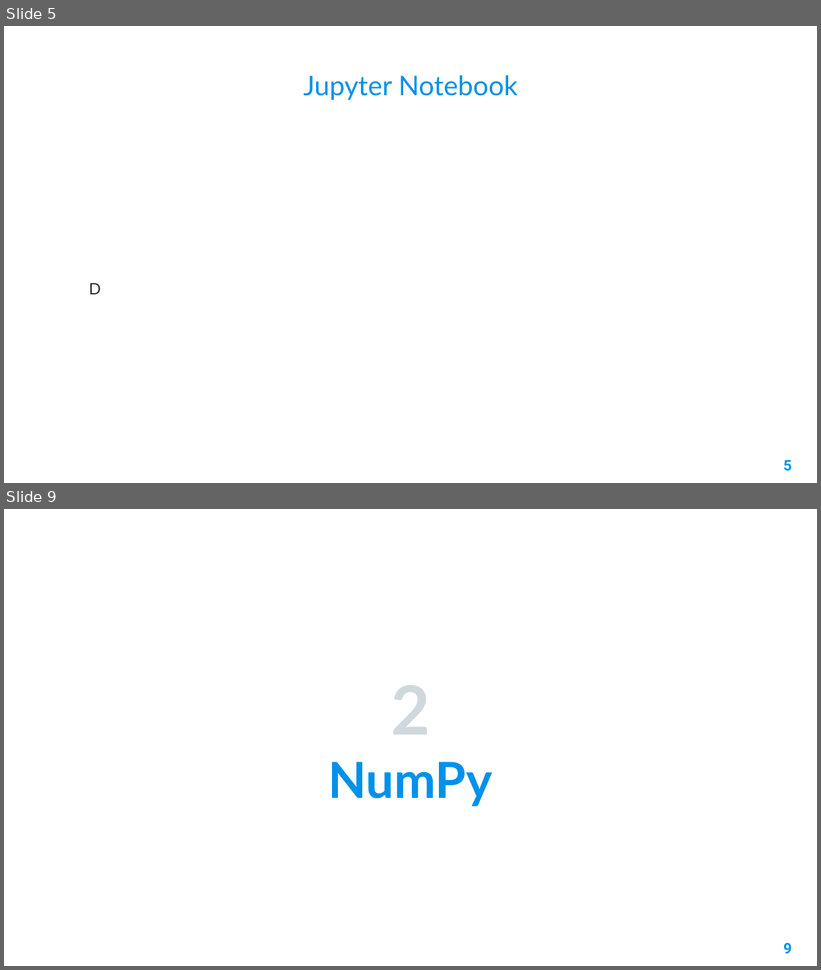
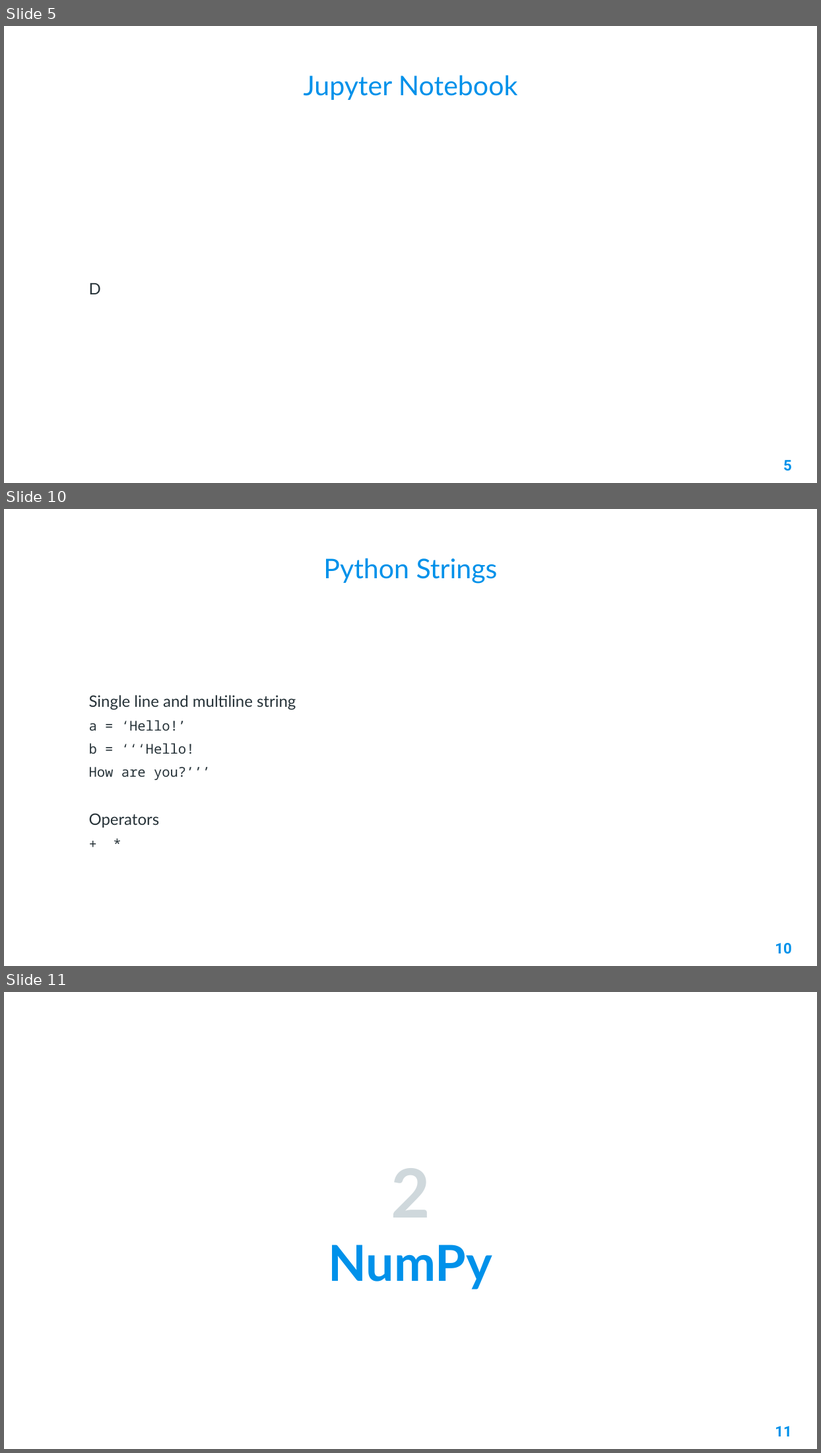
Before and after one commit to AleeRezaa/learn-python, a slide deck: Python.pptx. Shown one above the other, each under a label of ours: slides 5 and 9 before the commit, slides 5, 10 and 11 after it; the slides between them are not shown. The pictures are 821x970 and 821x1453 pixels, drawn with LibreOffice and Linux fonts; fonts in the diff are those of the drawing; background and template pictures are left out. Boxes give left, top, right and bottom in pixels: in the first picture for what was removed or moved away, otherwise in the second. Text is boxed around its words. In the diff, an @@ line names an element or a change of style, - is before the commit and + after.

Commit message:
add strings

```diff
--- a/Python.pptx
+++ b/Python.pptx
@@ slide 10 added at box(4, 509, 817, 966), background picture (left out) @@
@@ title added at box(323, 558, 498, 584), 24 pt, text #0091EA @@
+Python Strings
@@ text added at box(89, 695, 296, 828), 14 pt, text #263238 @@
+Single line and multiline string
+a = ‘Hello!’
+b = ‘‘‘Hello!
+How are you?’’’
+Operators
++ *
@@ page number added at box(775, 943, 791, 955), 13 pt, text #0091EA, bold @@
+10
@@ what was slide 9 is now slide 11 @@
@@ page number at box(775, 1426, 791, 1437): text changed @@
-9
+11
```
Also in this commit, not shown: 4 slides changed, 1 other slide added, 2 other files.
